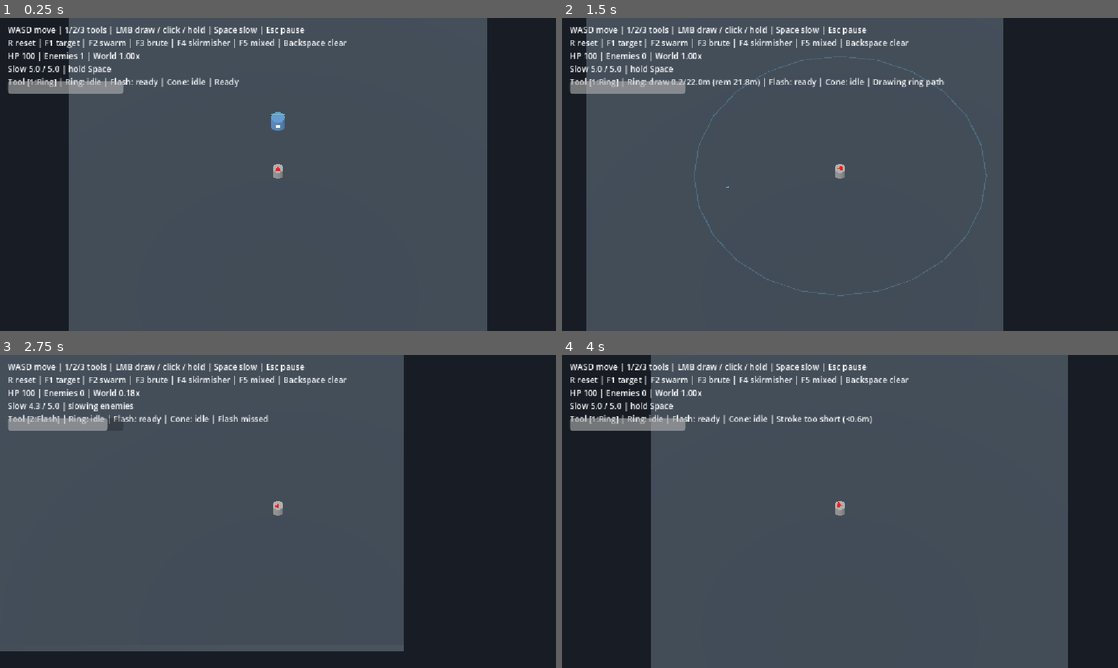
Above: before the commit, frames 1-4 (two rows, left to right).
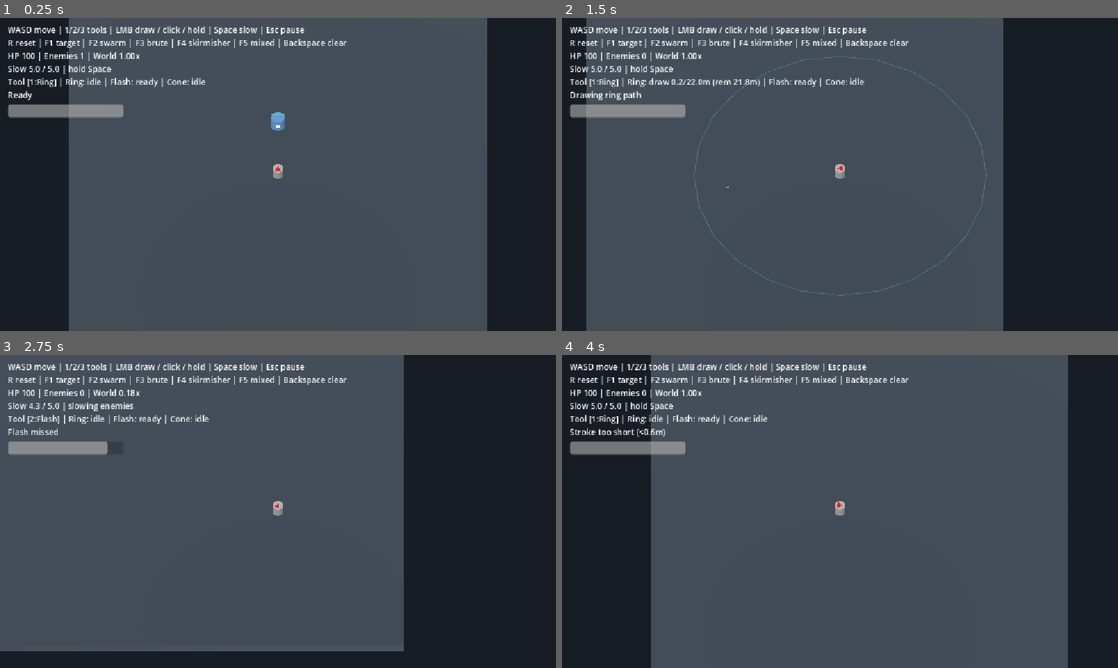
Above: after the commit, the same moments.

Repository: Ty1rl/old-tech
Game: Godot game, scene res://scenes/prototype/arena.tscn
Two runs of this game, one before a commit and one after it. Both use one fixed random seed, a clock stepped at 60 frames per second and the inputs below. This scene is started directly instead of the project's main scene.
Inputs (mouse positions are in pixels of both pictures, inside the frame that each line leads up to):
- Up to frame 1 (0.25 s): no input
- Up to frame 2 (1.5 s): tap Enter at 0.5 s; move the mouse to (962, 158) at 0.52 s; hold D (move_right) 0.53-1.28 s; tap R at 0.6 s; click (962, 158) at 0.67 s; tap Space at 0.77, 1.07 s; tap Backspace at 0.8, 1.35 s; move the mouse to (728, 190) at 1.27 s; hold S (move_down) from 1.28 s (still down); click (728, 190) at 1.42 s
- Up to frame 3 (2.75 s): tap Space at 1.52, 1.82 s; tap 2 at 1.55, 2.1 s; move the mouse to (333, 442) at 2.02 s; release S (move_down) at 2.03 s; hold D (move_right) from 2.03 s (still down); hold Space from 2.03 s (still down); click (333, 442) at 2.17 s
- Up to frame 4 (4 s): move the mouse to (812, 574) at 2.77 s; release D (move_right) at 2.78 s; release Space at 2.78 s; hold W (move_up) 2.78-3.53 s; tap Space at 2.85, 3.02, 3.32, 3.77 s; click (812, 574) at 2.92 s; tap R at 3.05, 3.6 s; move the mouse to (1006, 558) at 3.52 s; hold A (move_left) from 3.53 s (still down); click (1006, 558) at 3.67 s; tap Backspace at 3.8 s

The runs differ from the first frame. In frame 1, 1.8% of the frame differs, in the area x 1-43%, y 19-32%; in frame 2, 2.0%; in frame 3, 1.6%; in frame 4, 2.0%, in the area x 1-56%, y 19-32%.

Commit message:
Integrate combat components and verify real enemy matchups
Work-Seat: old-tech/jam-1

Diff:
--- a/scenes/prototype/arena.gd
+++ b/scenes/prototype/arena.gd
@@ -153,4 +153,5 @@
 	hud.text += "R reset | F1 target | F2 swarm | F3 brute | F4 skirmisher | F5 mixed | Backspace clear\n"
 	hud.text += "HP %.0f | Enemies %d | World %.2fx\n" % [player.health, director.enemies.size(), player.world_scale]
 	hud.text += player.status_text() + "\n" + weapons.status_text()
+	slow_bar.position.y = hud.position.y + hud.get_minimum_size().y + 8
 	slow_bar.value = player.slow_charge
--- /dev/null
+++ b/scenes/prototype/checks/integration.gd
@@ -0,0 +1,138 @@
+extends SceneTree
+
+const Tuning = preload("res://scenes/prototype/tuning.gd")
+var failures: Array[String] = []
+var checks: int = 0
+var arena: Node3D
+
+
+func _initialize() -> void:
+	call_deferred("run")
+
+
+func expect(condition: bool, message: String) -> void:
+	checks += 1
+	if not condition:
+		failures.append(message)
+		printerr("FAIL: " + message)
+
+
+func mouse(pressed: bool) -> InputEventMouseButton:
+	var event := InputEventMouseButton.new()
+	event.button_index = MOUSE_BUTTON_LEFT
+	event.pressed = pressed
+	return event
+
+
+func key(code: Key) -> InputEventKey:
+	var event := InputEventKey.new()
+	event.physical_keycode = code
+	event.pressed = true
+	return event
+
+
+func fresh_enemy(kind: StringName, location: Vector3 = Vector3(0, 0, -3)) -> Node3D:
+	arena.reset_arena()
+	arena.director.clear()
+	return arena.director.spawn(kind, location)
+
+
+func weapon_tick(delta: float, aim: Vector3) -> void:
+	arena.weapons.step(delta, arena.player, aim, arena.director.enemies)
+
+
+func draw_ring(start: Vector3, finish: Vector3) -> void:
+	arena.weapons.select_tool(1)
+	arena.weapons.handle_event(mouse(true), arena.player, start)
+	arena.weapons.handle_event(mouse(false), arena.player, finish)
+
+
+func run() -> void:
+	arena = load("res://scenes/prototype/arena.tscn").instantiate()
+	root.add_child(arena)
+	current_scene = arena
+	await physics_frame
+	await physics_frame
+	arena.set_physics_process(false)
+
+	# Exercise real weapon and enemy implementations together, including armor.
+	for kind in [&"target", &"swarmer", &"brute", &"skirmisher"]:
+		for tool in [1, 2, 3]:
+			var enemy := fresh_enemy(kind)
+			arena.weapons.select_tool(tool)
+			var attempts := 0
+			while enemy.health > 0.0 and attempts < 100:
+				attempts += 1
+				if tool == 1:
+					draw_ring(Vector3(-2, 0, -3), Vector3(2, 0, -3))
+					weapon_tick(2.0, enemy.position)
+				else:
+					arena.weapons.handle_event(mouse(true), arena.player, enemy.position)
+					weapon_tick(1.0, enemy.position)
+					arena.weapons.handle_event(mouse(false), arena.player, enemy.position)
+			expect(enemy.health <= 0.0, "Tool %d can kill real %s" % [tool, kind])
+			arena.director.step(0.0, arena.player)
+			expect(arena.director.enemies.is_empty(), "Killed %s leaves live roster after tool %d" % [kind, tool])
+
+	var brute := fresh_enemy(&"brute", Vector3(0, 0, -6))
+	draw_ring(Vector3(-2.5, 0, -7.1), Vector3(2.5, 0, -7.1))
+	weapon_tick(0.6, Vector3.ZERO)
+	expect(is_equal_approx(brute.health, Tuning.ENEMIES.brute.health - Tuning.RING.damage),
+		"Real brute takes full rear ring damage while player stands in front")
+	expect(not brute.last_hit_result.armored, "Ring contact, rather than player position, decides armor")
+
+	brute = fresh_enemy(&"brute")
+	arena.weapons.select_tool(2)
+	arena.weapons.handle_event(mouse(true), arena.player, brute.position)
+	weapon_tick(0.01, brute.position)
+	expect(brute.last_hit_result.armored and is_equal_approx(brute.last_hit_result.dealt,
+		Tuning.BEAM.damage * Tuning.ARMOR.front_multiplier), "Real frontal flash reports reduced actual damage")
+
+	var cone_damage: Array[float] = []
+	for rate in [30, 120]:
+		brute = fresh_enemy(&"brute")
+		arena.weapons.select_tool(3)
+		arena.weapons.handle_event(mouse(true), arena.player, brute.position)
+		for tick in range(rate):
+			weapon_tick(1.0 / rate, brute.position)
+		cone_damage.append(Tuning.ENEMIES.brute.health - brute.health)
+	expect(absf(cone_damage[0] - cone_damage[1]) < 0.001,
+		"Cone armor damage agrees at 30 and 120 simulation steps per second")
+	expect(absf(cone_damage[0] - Tuning.CONE.damage_per_second * Tuning.ARMOR.front_multiplier) < 0.001,
+		"Cone uses real seconds and same frontal armor rule")
+
+	var target := fresh_enemy(&"target")
+	draw_ring(Vector3(-2, 0, -3), Vector3(2, 0, -3))
+	var state = root.get_node("GameState")
+	state.pause()
+	expect(arena.weapons.ring_phase == "outbound", "Pause cancels held input but preserves launched ring")
+	state.resume()
+	await process_frame
+	arena.player.position.x = 4
+	weapon_tick(2, target.position)
+	expect(arena.weapons.ring_phase == "idle" and arena.weapons.ring_pos.x == 4,
+		"Resumed ring returns to moved player")
+
+	fresh_enemy(&"swarmer", Vector3(0, 0, -8))
+	var swarmer: Node3D = arena.director.enemies[0]
+	arena.player._step_slow(0.5, false)
+	arena.player._step_slow(0.5, true)
+	var start: Vector3 = swarmer.position
+	arena.director.step(0.5 * arena.player.world_scale, arena.player)
+	expect(is_equal_approx(swarmer.position.distance_to(start), Tuning.ENEMIES.swarmer.speed * 0.5 * Tuning.SLOW.scale),
+		"Arena timing policy slows real enemy movement")
+	expect(is_equal_approx(arena.player.slow_charge, Tuning.SLOW.capacity - 0.5), "Slow resource drains in real time")
+
+	arena.weapons.select_tool(3)
+	arena.weapons.handle_event(mouse(true), arena.player, swarmer.position)
+	arena._unhandled_input(key(KEY_R))
+	expect(not arena.weapons.cone_active and arena.weapons.ring_phase == "idle" and arena.player.world_scale == 1,
+		"Reset key clears active attacks and restores world time")
+	expect(arena.director.enemies.size() == 1 and arena.director.enemies[0].kind == &"target", "Reset key restores target encounter")
+	arena._unhandled_input(key(KEY_F5))
+	expect(arena.director.enemies.size() == 5, "Mixed debug key adds four real enemies")
+	arena._unhandled_input(key(KEY_BACKSPACE))
+	expect(arena.director.enemies.is_empty(), "Clear key empties encounter")
+
+	print(JSON.stringify({"status": "passed" if failures.is_empty() else "failed", "checks": checks, "failures": failures}))
+	quit(0 if failures.is_empty() else 1)
--- a/scenes/prototype/weapons.gd
+++ b/scenes/prototype/weapons.gd
@@ -33,7 +33,6 @@
 var require_fresh_press: bool = false
 var last_aim: Vector3 = Vector3(0.0, 0.0, -6.0)
 var last_feedback: String = "Ready"
-var _last_enemies: Array = []
 
 # Visual nodes
 var _draw_mesh: ImmediateMesh
@@ -92,10 +91,10 @@
 			require_fresh_press = false
 			_on_left_press(player, aim)
 		else:
-			var was_Blocked := require_fresh_press
+			var was_blocked := require_fresh_press
 			mouse_held = false
 			require_fresh_press = false
-			if not was_Blocked:
+			if not was_blocked:
 				_on_left_release(player, aim)
 	elif event is InputEventMouseMotion:
 		if mouse_held and not require_fresh_press and selected_tool == 1 and ring_drawing:
@@ -122,19 +121,12 @@
 				last_feedback = "Flash cooling (%.2fs)" % beam_cooldown
 				return
 			beam_cooldown = float(Tuning.BEAM.cooldown)
-			var live := _resolve_available_enemies()
-			if not live.is_empty():
-				_fire_beam(player.global_position, aim, live)
-				_pending_beam = false
-			else:
-				_pending_beam = true
-				_pending_beam_origin = player.global_position
-				_pending_beam_aim = aim
-				beam_start = Vector3(player.global_position.x, 0.0, player.global_position.z)
-				var dir := _aim_dir_xz(player.global_position, aim)
-				beam_end = beam_start + Vector3(dir.x, 0.0, dir.y) * float(Tuning.BEAM.range)
-				beam_flash_timer = 0.12
-				last_feedback = "Flash pulse"
+			# Resolve on the next simulation tick against the arena's explicit
+			# roster. Keep the click position even if the player moves meanwhile.
+			_pending_beam = true
+			_pending_beam_origin = player.global_position
+			_pending_beam_aim = aim
+			last_feedback = "Flash pulse"
 		3:
 			cone_active = true
 			_update_cone_aim(player.global_position, aim)
@@ -173,14 +165,11 @@
 
 func step(delta: float, player: Node3D, aim: Vector3, enemies: Array) -> void:
 	last_aim = aim
-	_last_enemies = enemies
 
 	if _pending_beam:
 		_pending_beam = false
 		_fire_beam(_pending_beam_origin, _pending_beam_aim, enemies)
-		beam_cooldown = maxf(0.0, beam_cooldown - delta)
-	else:
-		beam_cooldown = maxf(0.0, beam_cooldown - delta)
+	beam_cooldown = maxf(0.0, beam_cooldown - delta)
 
 	beam_flash_timer = maxf(0.0, beam_flash_timer - delta)
 
@@ -220,7 +209,6 @@
 	ring_hit_ids.clear()
 	beam_cooldown = 0.0
 	beam_flash_timer = 0.0
-	_last_enemies = []
 	last_feedback = "Ready"
 	_rebuild_visuals(null, last_aim)
 
@@ -235,7 +223,7 @@
 		ring_info = ring_phase
 	var flash_info := "ready" if beam_cooldown <= 0.0 else "%.2fs" % beam_cooldown
 	var cone_info := "HOLD" if cone_active else "idle"
-	return "Tool [%s] | Ring: %s | Flash: %s | Cone: %s | %s" % [
+	return "Tool [%s] | Ring: %s | Flash: %s | Cone: %s\n%s" % [
 		names.get(selected_tool, "1:Ring"), ring_info, flash_info, cone_info, last_feedback
 	]
 
@@ -496,17 +484,6 @@
 	return true
 
 
-func _resolve_available_enemies() -> Array:
-	var parent: Node = get_parent()
-	if parent != null:
-		var director_node: Variant = parent.get("director")
-		if director_node != null:
-			var dir_enemies: Variant = director_node.get("enemies")
-			if dir_enemies is Array and not dir_enemies.is_empty():
-				return dir_enemies
-	return _last_enemies
-
-
 func _aim_dir_xz(origin_world: Vector3, aim_world: Vector3) -> Vector2:
 	var d := Vector2(aim_world.x - origin_world.x, aim_world.z - origin_world.z)
 	if d.length_squared() > 1e-6:
Not shown, added: scenes/prototype/checks/integration.gd.uid
Not shown, changed: scenes/prototype/README.md
